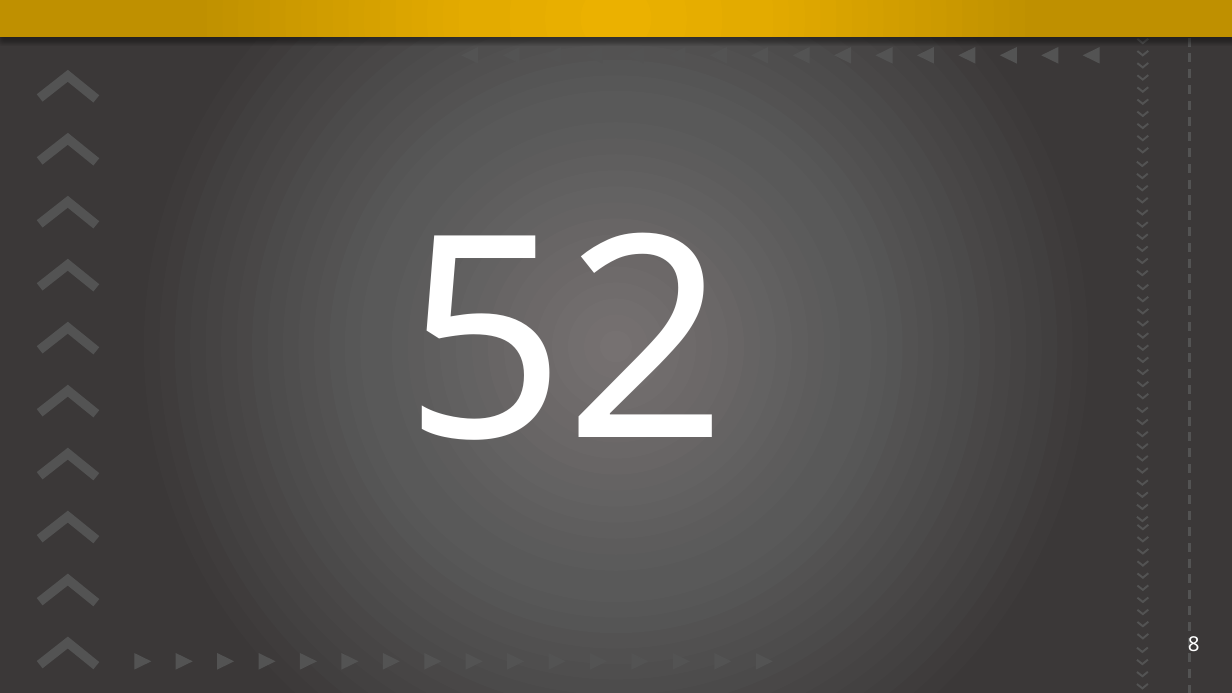
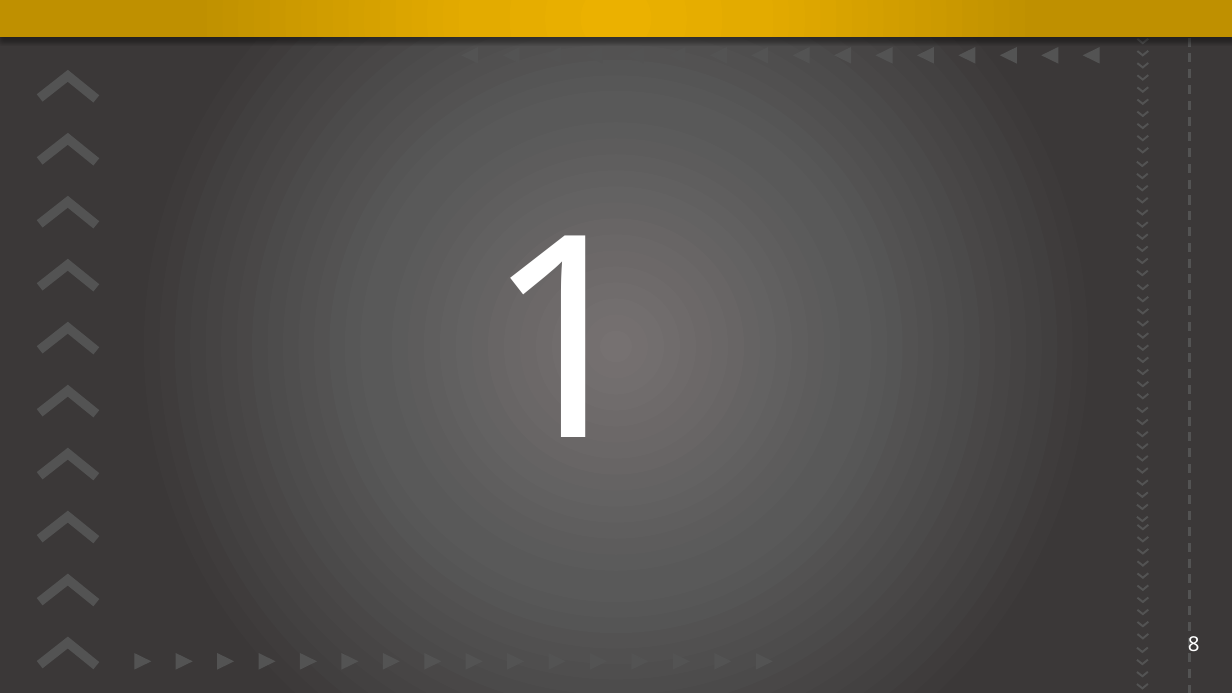
Before and after one commit to NSS-Data-Analytics-Cohort-3/lahaman-baseball-nataliaz87, a slide deck: slide 8 of The Lahman Baseball Database.pptx. Drawn at 1232x693 pixels with LibreOffice and Linux fonts; fonts in the diff are those of the drawing; background and template pictures are left out. Boxes give left, top, right and bottom in pixels: in the first picture for what was removed or moved away, otherwise in the second. Text is boxed around its words. In the diff, an @@ line names an element or a change of style, - is before the commit and + after.

```diff
--- a/The Lahman Baseball Database.pptx
+++ b/The Lahman Baseball Database.pptx
@@ title at (x1=485, y1=235, x2=646, y2=437): text changed @@
-52
+1
```
